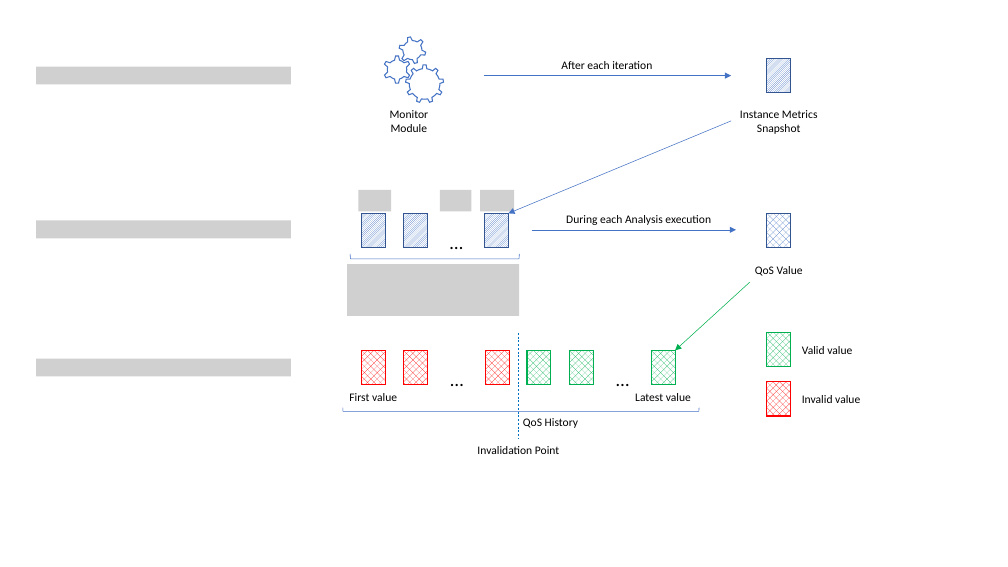
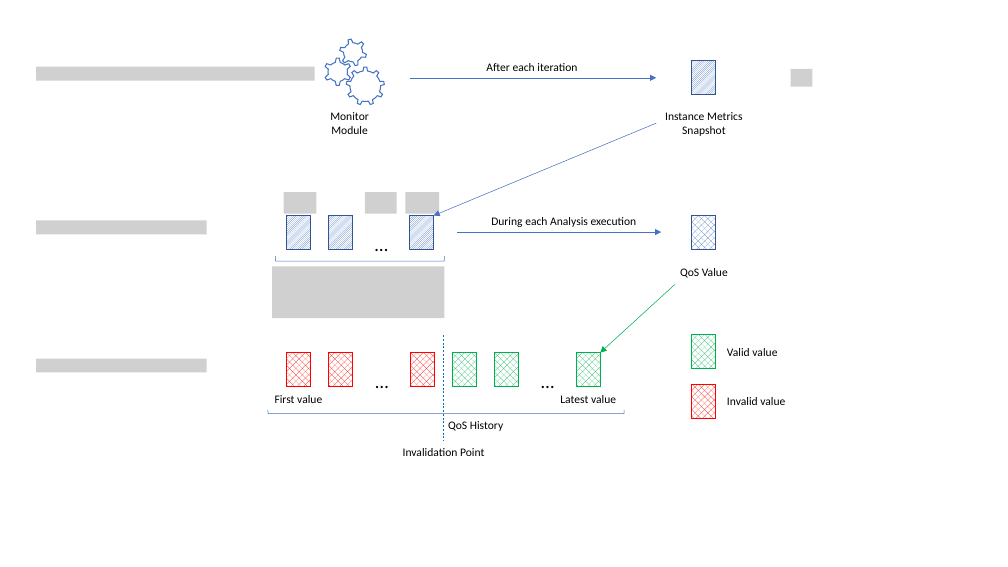
Before and after one commit to ramses-sas/ramses-sefa-SAS, a slide deck: slide 1 of documents/Managing System/MetricsAndQoS.pptx. Drawn at 1008x567 pixels with LibreOffice and Linux fonts; fonts in the diff are those of the drawing; grey boxes stand for pictures. Boxes give left, top, right and bottom in pixels: in the first picture for what was removed or moved away, otherwise in the second. Text is boxed around its words. In the diff, an @@ line names an element or a change of style, - is before the commit and + after.

```diff
--- a/documents/Managing System/MetricsAndQoS.pptx
+++ b/documents/Managing System/MetricsAndQoS.pptx
@@ 2 gears, 1 text: place and size @@
-2 gears, 1 text at [383,56,444,132]
+2 gears, 1 text at [324,58,385,134]
@@ gear: place and size @@
-gear at [395,33,429,67]
+gear at [336,36,370,69]
@@ picture: place and size @@
-picture at [36,67,291,85]
+picture at [36,67,315,81]
@@ picture added at [791,69,813,87] @@
@@ picture added at [284,192,316,214] @@
@@ picture: place and size @@
-picture at [358,190,391,212]
+picture at [365,192,397,214]
@@ picture added at [405,192,439,214] @@
@@ picture removed at [440,190,472,212] @@
@@ picture removed at [480,190,514,212] @@
@@ picture: place and size @@
-picture at [36,221,291,239]
+picture at [36,221,207,235]
@@ 4 texts, 4 rectangles: place and size @@
-4 texts, 4 rectangles at [349,213,803,428]
+4 texts, 4 rectangles at [275,216,728,431]
@@ 9 texts, 9 rectangles, 4 arrows, 2 left brackets, 1 line, 1 picture: place and size @@
-9 texts, 9 rectangles, 4 arrows, 2 left brackets, 1 line, 1 picture at [343,58,860,454]
+9 texts, 9 rectangles, 4 arrows, 2 left brackets, 1 line, 1 picture at [268,60,785,456]
@@ picture: place and size @@
-picture at [36,358,291,377]
+picture at [36,358,207,373]
```
Also in this commit, not shown: 1 other slide changed.
